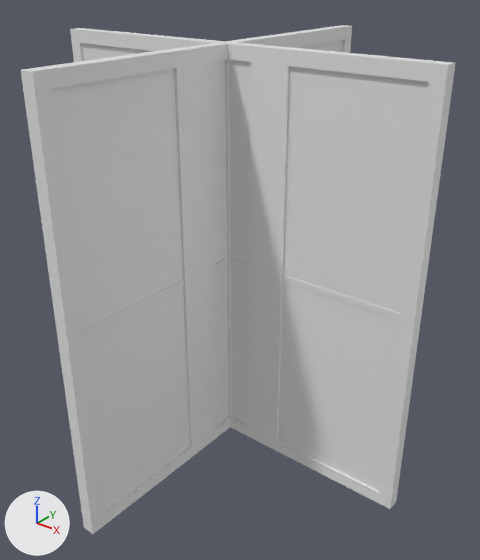
A saved change to the OBJ model public/meshes/framedglass_wall.obj.
Camera for both pictures: a 50 mm lens placed at (0.957, -1.15, 0.663), pointed at (0.037, -0.001, -0.049). The lights are fixed; the arrows at lower left show +X, +Y and +Z. The first picture is the older version. Where no turn or scale is listed for an object, it has been applied to the vertices. Vertices at exactly the same position are counted once.

The first picture shows 'framedglass_wall'.
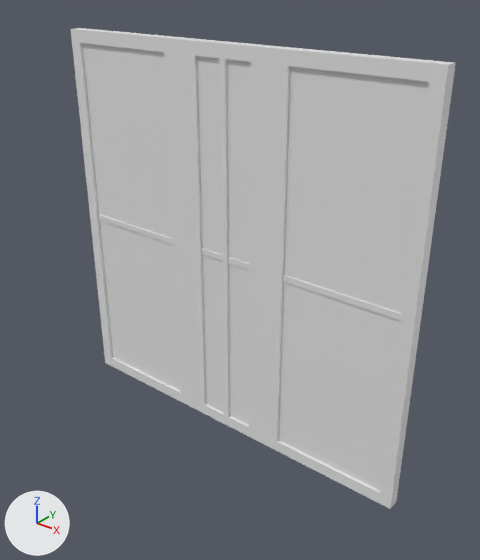
The change in detail:
me_framedglass_wall is used by ob_framedglass_wall; location (0.0, 0.0, 0.0).
me_framedglass_wall had 112 vertices, 144 faces and spanned x -0.5..0.5, y -0.501..0.501, z -0.5..0.5.
me_framedglass_wall now has 56 vertices, 68 faces and spans x -0.5..0.5, y -0.016..0.016, z -0.5..0.5.
me_framedglass_wall part 1: the loose piece of 4 vertices spanning x -0.478..0.478, y -0.01, z -0.478..0.478 is moved by (0.0, 0.001, 0.0).
me_framedglass_wall part 2: the loose piece of 8 vertices spanning x 0.078..0.172, y -0.016..0.015, z -0.469..0.469 is copied, and the copy is scaled about its middle by (-0.167, -1, 1), then moved by (-0.125, 0.001, 0.0); it spans x -0.008..0.008, y -0.016..0.016, z -0.469..0.469.
me_framedglass_wall part 3: the loose piece of 8 vertices spanning x -0.475..0.485, y -0.012..0.012, z -0.008..0.008 is scaled about its middle by (-0.983, -1, 1), then moved by (-0.005, 0.0, 0.0).
me_framedglass_wall part 4: 6 loose pieces with 48 vertices, spanning x -0.016..0.016, y -0.501..0.501, z -0.5..0.5, are deleted.
Part 5, on me_framedglass_wall:
20 vertices are removed from x -0.5..0.5, y -0.016..0.015, z -0.5..0.5.
48 faces are deleted.
4 vertices are added at (0.5, 0.016, -0.5), (0.469, 0.016, 0.469), (-0.5, 0.016, 0.5), (-0.469, 0.016, -0.469).
24 new faces join them.
Other edits to the shape of me_framedglass_wall do not show in these pictures.

Where the change shows, as pixel boxes [x1, y1, x2, y2] in the pictures (480 x 560 px; the box of a moved part takes in the faces that stretch with it):
'framedglass_wall', reshaped (11% narrower)
    before: [21, 25, 456, 534]
    after: [71, 28, 456, 509]
part 1 of me_framedglass_wall, moved or reshaped
    both: [82, 43, 429, 491]
part 2 of me_framedglass_wall, added
    after: [219, 58, 230, 417]
part 3 of me_framedglass_wall, moved or reshaped
    before: [230, 258, 401, 320]
    after: [98, 214, 401, 320]
part 4 of me_framedglass_wall, deleted
    before: [21, 25, 352, 534]
part 5 of me_framedglass_wall, cut back
    both: [71, 28, 455, 509]
